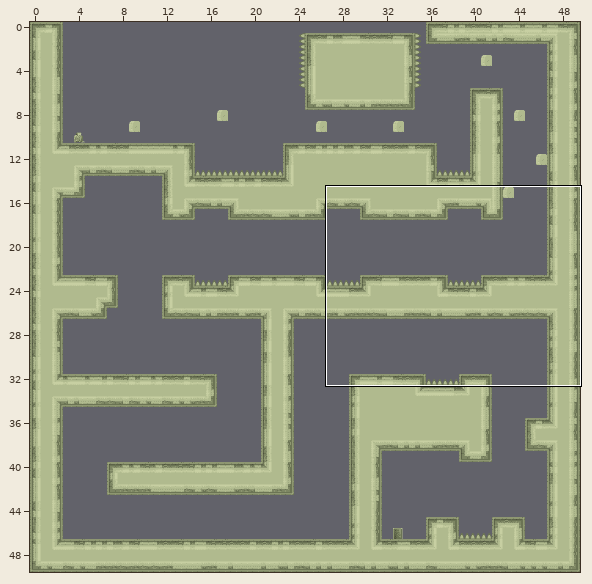
Two versions of a level (Tiled map, SuperLemonadeFactory1989/SuperLemonadeFactory1989/Lemonade/levels/slf2/factory/factory_level1.tmx). The first picture is a wide view before the edit; the outline marks the close-up.
Close-up. Before the commit:
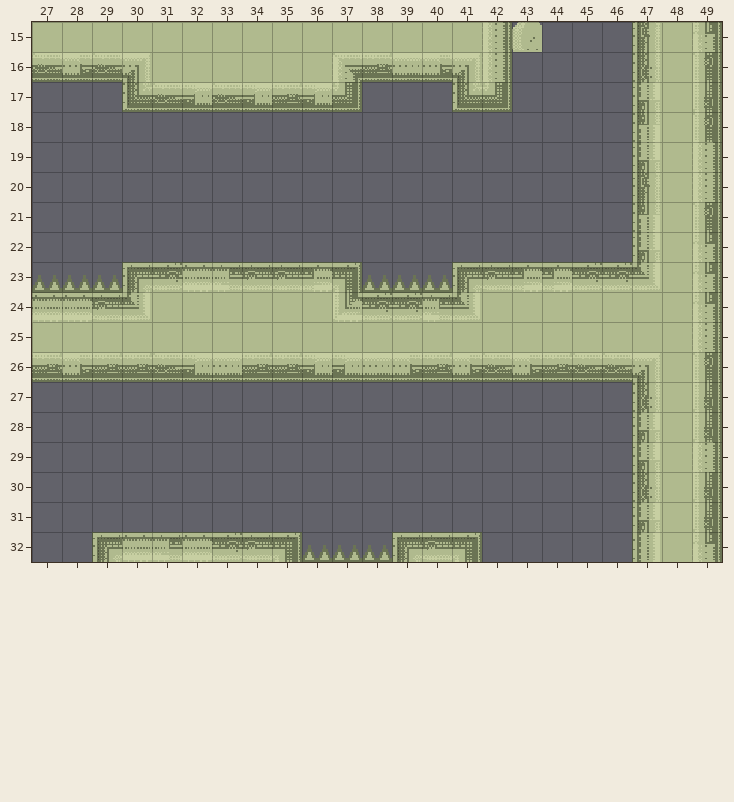
Cells are 20x20 px. Shown: x 27..49, y 15..32.
Once edited:
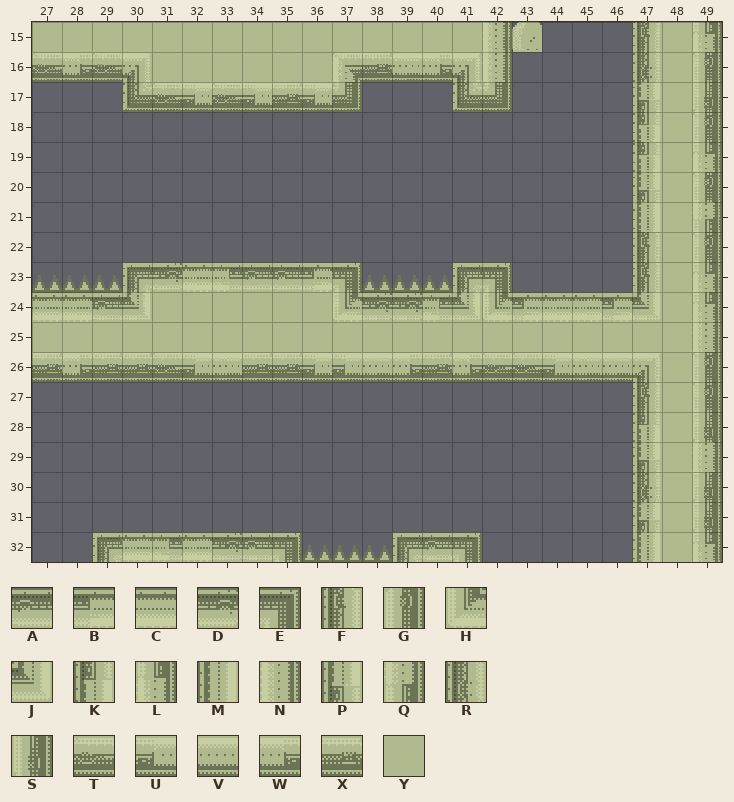
Key: from "tiles_sydney": A 9, B 10, C 11, D 13, E 14, F 28, G 34, H 35, J 36, K 48, L 54, M 68, N 74, P 88, Q 94, R 108, S 114, T 129, U 130, V 131, W 132, X 133, Y 194.
_ is an empty cell.
Diff:
Layer "bg":
Tile Y gives way to tile B in row 24 at x 43 and 46.
Tile Y gives way to tile C in row 24 at x 44 to 45.
Tile A gives way to tile E in row 23 at x 42.
Tile J gives way to tile F in row 23 at x 47.
Tile P gives way to tile F in row 22 at x 47.
Tile R gives way to tile F in row 27 at x 47.
Tile L gives way to tile G in row 22 at x 49.
Tile N gives way to tile G in row 20 at x 49.
Tile S gives way to tile G in row 27 at x 49.
Tile Y gives way to tile H in row 24 at x 42.
Tile Y gives way to tile J in row 24 at x 47.
Tile P gives way to tile K in row 19 at x 47; in row 28 at x 47.
Tile N gives way to tile L in row 19 at x 49.
Tile K gives way to tile M in row 21 at x 47.
Tile F gives way to tile P in row 20 at x 47.
Tile G gives way to tile Q in row 21 at x 49.
Tile W gives way to tile T in row 26 at x 43.
Tile X gives way to tile U in row 26 at x 44.
Tile T gives way to tile V in row 26 at x 45 to 46.
Tile B is gone in row 23 at x 43 to 44.
Tile D is gone in row 23 at x 45 to 46.
Where, in picture pixels (left, top, right, bottom), the same in both close-ups:
changed: (483, 142, 660, 322)
changed: (692, 142, 715, 262)
changed: (512, 353, 660, 442)
changed: (693, 382, 713, 412)
